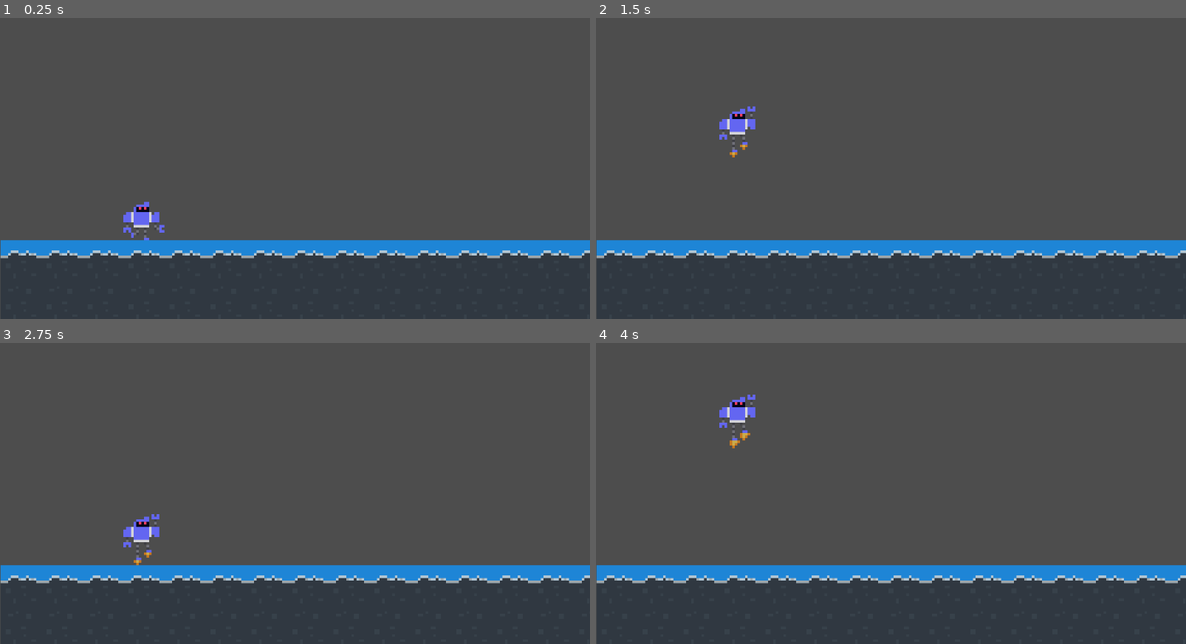
Above: before the commit, frames 1-4 (two rows, left to right).
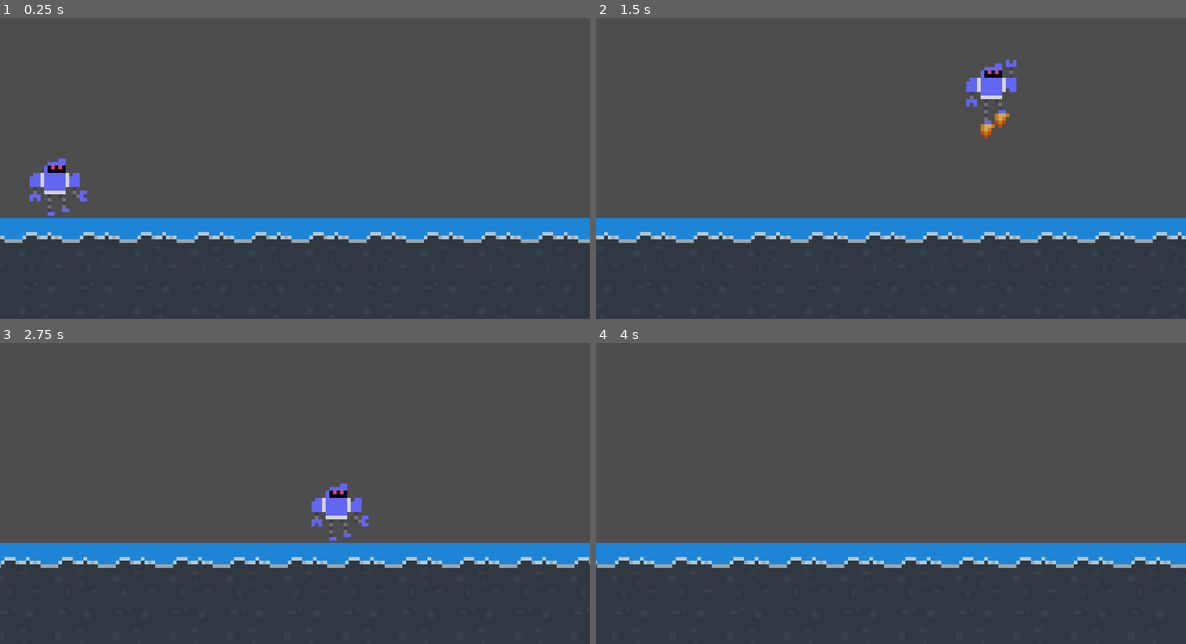
Above: after the commit, the same moments.

Repository: rajariandhana/RoboRunner
Game: Godot game, scene res://scenes/game.tscn
Two runs of this game, one before a commit and one after it. Both use one fixed random seed, a clock stepped at 60 frames per second and the inputs below.
Inputs:
- Up to frame 1 (0.25 s): no input
- Up to frame 2 (1.5 s): tap Enter (ui_accept) at 0.5, 0.6, 0.77, 1.07, 1.35 s; hold Right (ui_right) from 0.53 s (still down)
- Up to frame 3 (2.75 s): tap Enter (ui_accept) at 1.52, 1.82, 2.1 s; release Right (ui_right) at 2.03 s; hold Left (ui_left) from 2.03 s (still down)
- Up to frame 4 (4 s): release Left (ui_left) at 2.78 s; hold Right (ui_right) from 2.78 s (still down); tap Enter (ui_accept) at 2.85, 3.02, 3.32, 3.6, 3.77 s

The runs differ from the first frame. In frame 1, 14% of the frame differs, in the area x 0-100%, y 46-80%; in frame 2, 14%, in the area x 0-100%, y 13-80%; in frame 3, 14%; in frame 4, 13%.

Commit message:
IDFK WHY COLLIDER DONT WORK
but at least ground is scrollable tho

Diff:
--- /dev/null
+++ b/scenes/enemy.tscn
@@ -0,0 +1,15 @@
+[gd_scene load_steps=3 format=3 uid="uid://cxcgnl16ua6wu"]
+
+[ext_resource type="Script" uid="uid://btvm25xvnj3ou" path="res://scripts/enemy.gd" id="1_7p1mj"]
+
+[sub_resource type="RectangleShape2D" id="RectangleShape2D_8tegq"]
+
+[node name="Area2D" type="Area2D"]
+collision_layer = 2
+script = ExtResource("1_7p1mj")
+
+[node name="CollisionShape2D" type="CollisionShape2D" parent="."]
+shape = SubResource("RectangleShape2D_8tegq")
+debug_color = Color(0.992157, 0, 0, 0.560784)
+
+[node name="AnimatedSprite2D" type="AnimatedSprite2D" parent="."]
--- a/scenes/game.tscn
+++ b/scenes/game.tscn
@@ -1,17 +1,28 @@
-[gd_scene load_steps=4 format=3 uid="uid://eu4jb4g0l8wb"]
+[gd_scene load_steps=5 format=3 uid="uid://eu4jb4g0l8wb"]
 
 [ext_resource type="PackedScene" uid="uid://ecytbli35ftq" path="res://scenes/player.tscn" id="1_uwrxv"]
 [ext_resource type="Script" uid="uid://dsuwk0oxrqxgk" path="res://scenes/game_manager.gd" id="1_yqjtg"]
 [ext_resource type="PackedScene" uid="uid://g8kt57ha300c" path="res://scenes/ground.tscn" id="3_lnu2h"]
+[ext_resource type="PackedScene" uid="uid://cxcgnl16ua6wu" path="res://scenes/enemy.tscn" id="6_p57ef"]
 
 [node name="Game" type="Node2D"]
+
+[node name="GameManager" type="Node" parent="."]
+unique_name_in_owner = true
 script = ExtResource("1_yqjtg")
 
-[node name="Player" parent="." instance=ExtResource("1_uwrxv")]
+[node name="Ground1" parent="." instance=ExtResource("3_lnu2h")]
+position = Vector2(75, 0)
 
-[node name="Ground" parent="." instance=ExtResource("3_lnu2h")]
-position = Vector2(104, 16)
+[node name="Ground2" parent="." instance=ExtResource("3_lnu2h")]
+position = Vector2(491, 0)
 
 [node name="Camera2D" type="Camera2D" parent="."]
-position = Vector2(59, -18)
-zoom = Vector2(5, 5)
+position = Vector2(0, -18)
+zoom = Vector2(7, 7)
+
+[node name="Player" parent="." instance=ExtResource("1_uwrxv")]
+position = Vector2(-66, -14)
+
+[node name="Area2D" parent="." instance=ExtResource("6_p57ef")]
+position = Vector2(116, -10)
--- a/scenes/game_manager.gd
+++ b/scenes/game_manager.gd
@@ -1,12 +1,30 @@
-extends Node2D
+extends Node
 
-@export var SPEED = 10
+@onready var camera_2d: Camera2D = $"../Camera2D"
+@onready var ground_1: TileMap = $"../Ground1"
+@onready var ground_2: TileMap = $"../Ground2"
 
+var SPEED = 1
+var DIRECTION = -1
+var VELOCITY = -1
+var GROUND_WIDTH
 # Called when the node enters the scene tree for the first time.
 func _ready() -> void:
-	pass # Replace with function body.
-
+	ground_1.position.x = 0
+	GROUND_WIDTH = ground_1.get_used_rect().size.x * ground_1.tile_set.tile_size.x
+	ground_2.position.x = GROUND_WIDTH
 
 # Called every frame. 'delta' is the elapsed time since the previous frame.
 func _process(delta: float) -> void:
-	pass
+	ground_1.position.x += VELOCITY
+	ground_2.position.x += VELOCITY
+	if ground_1.position.x < -GROUND_WIDTH:
+		ground_1.position.x = ground_2.position.x + GROUND_WIDTH
+	if ground_2.position.x < -GROUND_WIDTH:
+		ground_2.position.x = ground_1.position.x + GROUND_WIDTH
+
+func get_speed() -> int:
+	return SPEED
+
+func get_velocity() -> int:
+	return SPEED * DIRECTION
--- a/scenes/ground.tscn
+++ b/scenes/ground.tscn
@@ -30,4 +30,5 @@
 [node name="Ground" type="TileMap"]
 tile_set = SubResource("TileSet_lmksl")
 format = 2
+layer_0/name = "Ground"
 layer_0/tile_data = PackedInt32Array(65531, 131072, 1, 65532, 131072, 1, 65533, 131072, 1, 65534, 131072, 1, 65535, 131 …(1367 unchanged characters)…
--- a/scenes/player.tscn
+++ b/scenes/player.tscn
@@ -52,19 +52,29 @@
 }]
 
 [sub_resource type="RectangleShape2D" id="RectangleShape2D_3vyb7"]
-size = Vector2(14, 14)
+size = Vector2(12, 15)
 
 [node name="Player" type="CharacterBody2D"]
+collision_mask = 3
 script = ExtResource("1_g2els")
 
 [node name="AnimatedSprite2D" type="AnimatedSprite2D" parent="."]
 sprite_frames = SubResource("SpriteFrames_fjrip")
 animation = &"run"
 autoplay = "run"
-frame = 1
-frame_progress = 0.375248
 
-[node name="CollisionShape2D" type="CollisionShape2D" parent="."]
+[node name="CollisionRun" type="CollisionShape2D" parent="."]
 position = Vector2(-1, 3)
 shape = SubResource("RectangleShape2D_3vyb7")
 debug_color = Color(0.925382, 0.193613, 0.487232, 0.42)
+
+[node name="CollisionJump" type="CollisionShape2D" parent="."]
+position = Vector2(-1, 0.5)
+shape = SubResource("RectangleShape2D_3vyb7")
+debug_color = Color(0.925382, 0.193613, 0.487232, 0.42)
+
+[node name="Area2D" type="Area2D" parent="."]
+collision_mask = 2
+
+[connection signal="area_entered" from="Area2D" to="." method="_on_area_2d_area_entered"]
+[connection signal="body_entered" from="Area2D" to="." method="_on_area_2d_body_entered"]
--- /dev/null
+++ b/scripts/enemy.gd
@@ -0,0 +1,8 @@
+extends Area2D
+class_name Enemy
+
+@onready var game_manager: Node = %GameManager
+@onready var animated_sprite_2d: AnimatedSprite2D = $AnimatedSprite2D
+
+func _process(delta: float) -> void:
+	position.x += game_manager.get_velocity() * delta
--- a/scripts/player.gd
+++ b/scripts/player.gd
@@ -1,8 +1,14 @@
 extends CharacterBody2D
+class_name Player
 
-const JUMP_VELOCITY = -300.0
+const JUMP_VELOCITY = -250
 
 @onready var animated_sprite_2d: AnimatedSprite2D = $AnimatedSprite2D
+@onready var collision_run: CollisionShape2D = $CollisionRun
+@onready var collision_jump: CollisionShape2D = $CollisionJump
+
+func _ready() -> void:
+	print("Hello woarld")
 
 func _physics_process(delta: float) -> void:
 	# Add the gravity.
@@ -12,8 +18,25 @@
 	# Handle jump.
 	if is_on_floor():
 		animated_sprite_2d.play("run")
+		collision_run.disabled = false;
+		collision_jump.disabled = true;
 		if Input.is_action_just_pressed("ui_accept"):
 			velocity.y = JUMP_VELOCITY
 			animated_sprite_2d.play("jump")
+			collision_run.disabled = true;
+			collision_jump.disabled = false;
+
+	var direction = Input.get_axis("ui_left","ui_right")
+	if direction:
+		velocity.x = direction * 100
+	else:
+		velocity.x = move_toward(velocity.x,0,100)
 
 	move_and_slide()
+
+func _on_area_2d_body_entered(body: Node2D) -> void:
+	print("DEATH FOR YOU!")
+
+
+func _on_area_2d_area_entered(area: Area2D) -> void:
+	print("DEATH FOR YOsdsdU!")
Not shown, added: scripts/enemy.gd.uid
